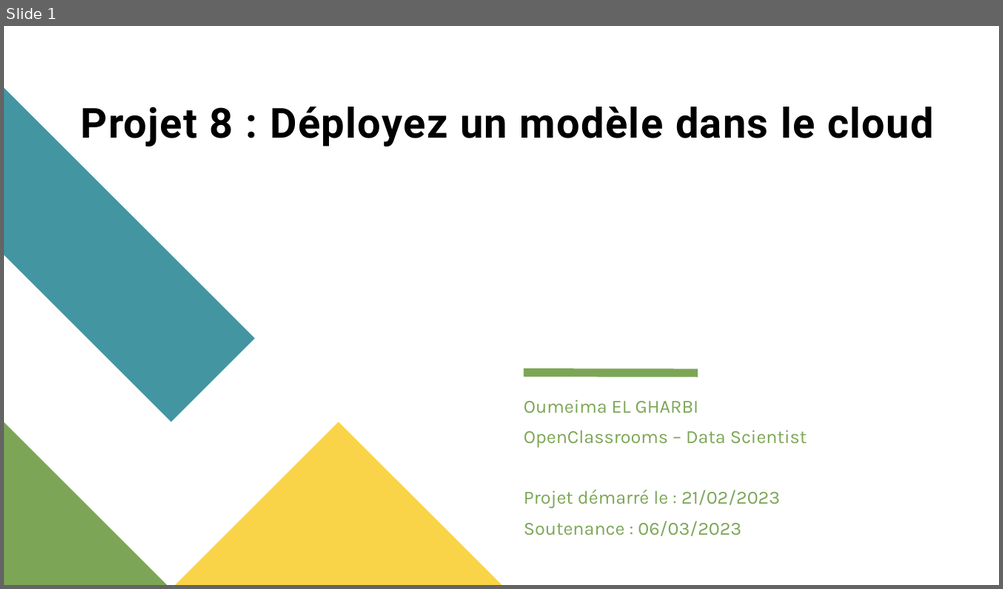
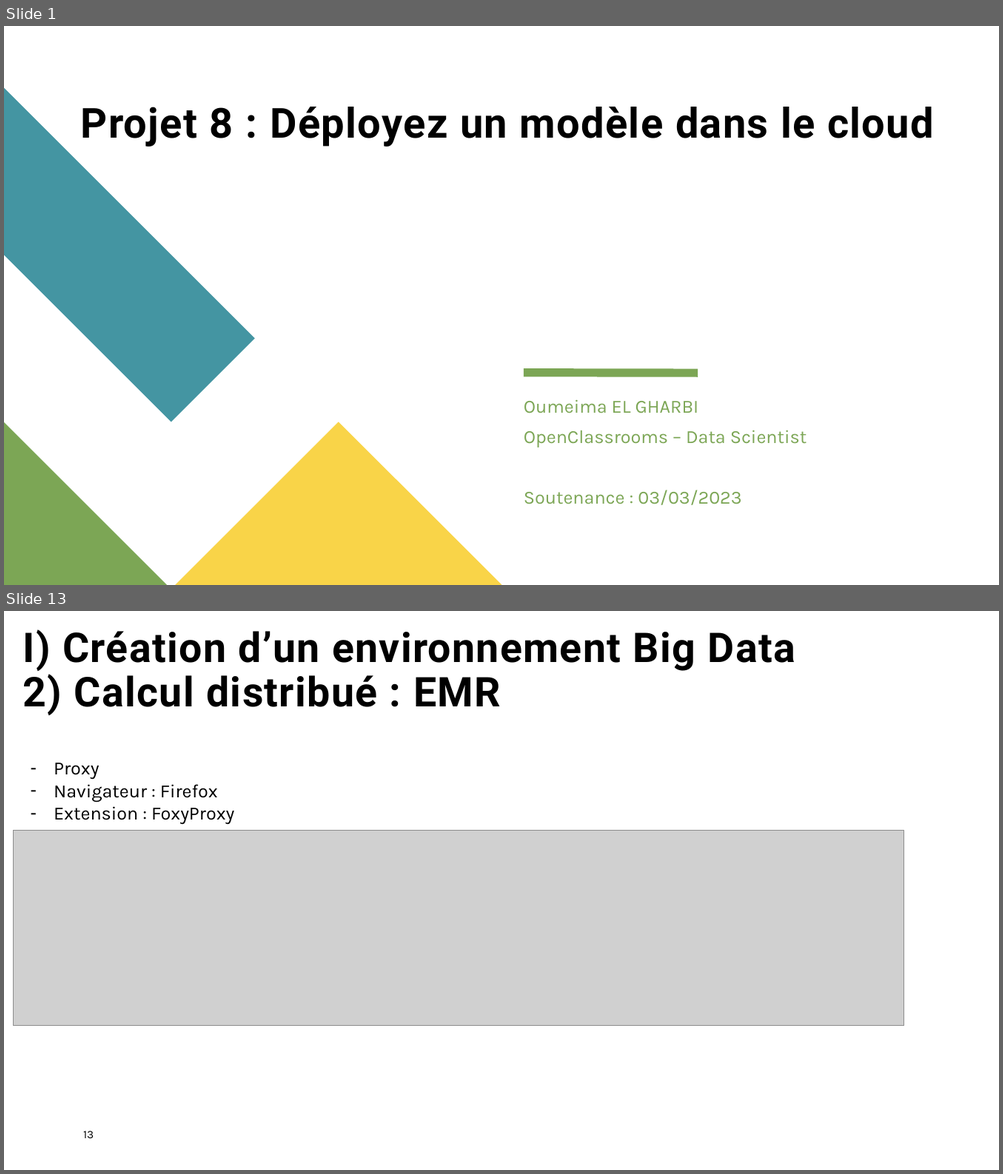
Before and after one commit to oumeima-elgharbi/P8_Data_Science_OpenClassrooms, a slide deck: P8_presentation.pptx. Shown one above the other, each under a label of ours: slide 1 before the commit, slides 1 and 13 after it; the slides between them are not shown. The pictures are 1003x589 and 1003x1174 pixels, drawn with LibreOffice and Linux fonts; fonts in the diff are those of the drawing; grey boxes stand for pictures. Boxes give left, top, right and bottom in pixels: in the first picture for what was removed or moved away, otherwise in the second. Text is boxed around its words. In the diff, an @@ line names an element or a change of style, - is before the commit and + after.

```diff
--- a/P8_presentation.pptx
+++ b/P8_presentation.pptx
@@ slide 13 added at (x1=4, y1=611, x2=999, y2=1170), background #FFFFFF @@
@@ title added at (x1=23, y1=629, x2=795, y2=715), 39.6 pt, text #000000, bold @@
+I) Création d’un environnement Big Data
+2) Calcul distribué : EMR
@@ text added at (x1=54, y1=763, x2=234, y2=824), 18 pt, text #000000 @@
+– Proxy
+– Navigateur : Firefox
+– Extension : FoxyProxy
@@ picture added at (x1=14, y1=830, x2=905, y2=1026) @@
@@ page number added at (x1=83, y1=1131, x2=94, y2=1139), 11 pt, text #000000 @@
+13
@@ slide 1 changed as well @@
@@ text at (x1=523, y1=490, x2=741, y2=506): text changed @@
-Projet démarré le : 21/02/2023
-Soutenance : 06/03/2023
+Soutenance : 03/03/2023
```
Also in this commit, not shown: 2 other slides changed, 25 other slides added, 13 slides removed, 1 other file.
